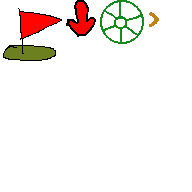
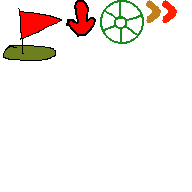
Comparing the layer stacks of the two w=192, h=192 images. Changes:
added layer "Paint Layer 1" (1st of 2) above "Paint Layer 1" over box(146, 0, 177, 27)
painted on "Paint Layer 1" (2nd of 2) over box(146, 0, 177, 27)
